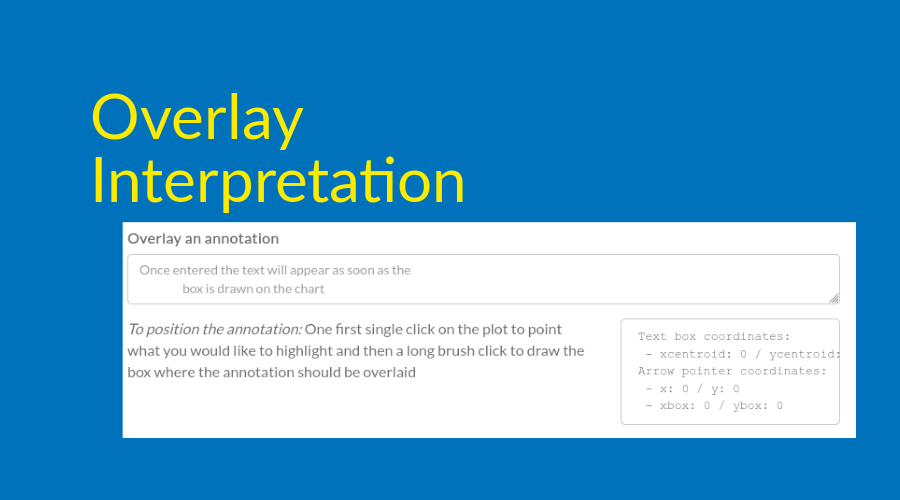
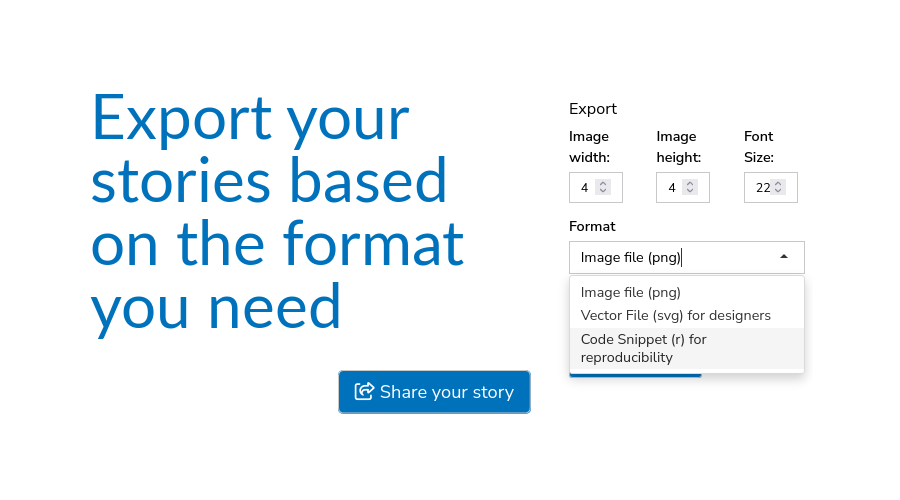
Two versions of the same layered image (900 × 500). Layer-by-layer changes:
removed layer "Pasted Layer #7" over [122, 222, 856, 438]
hid group "slide3" (4 layers) over [0, 0, 900, 500]
painted on "Overlay Interpretation" over [90, 58, 463, 213]
showed group "slide5" (4 layers) over [0, 0, 900, 500]
added layer "Screenshot 2023-06-22 at 09-50-53 Data Literacy on Forced Displacement.png copy" in group "slide5" over [330, 367, 531, 414]
added layer "screen-2023-06-22-09-45-42.png copy" in group "slide5" over [557, 69, 813, 408]
painted on "Export your stories based on t..." over [90, 94, 464, 339]
added layer "slide1.png copy #2" in group "slide5" over [0, 0, 900, 500]
